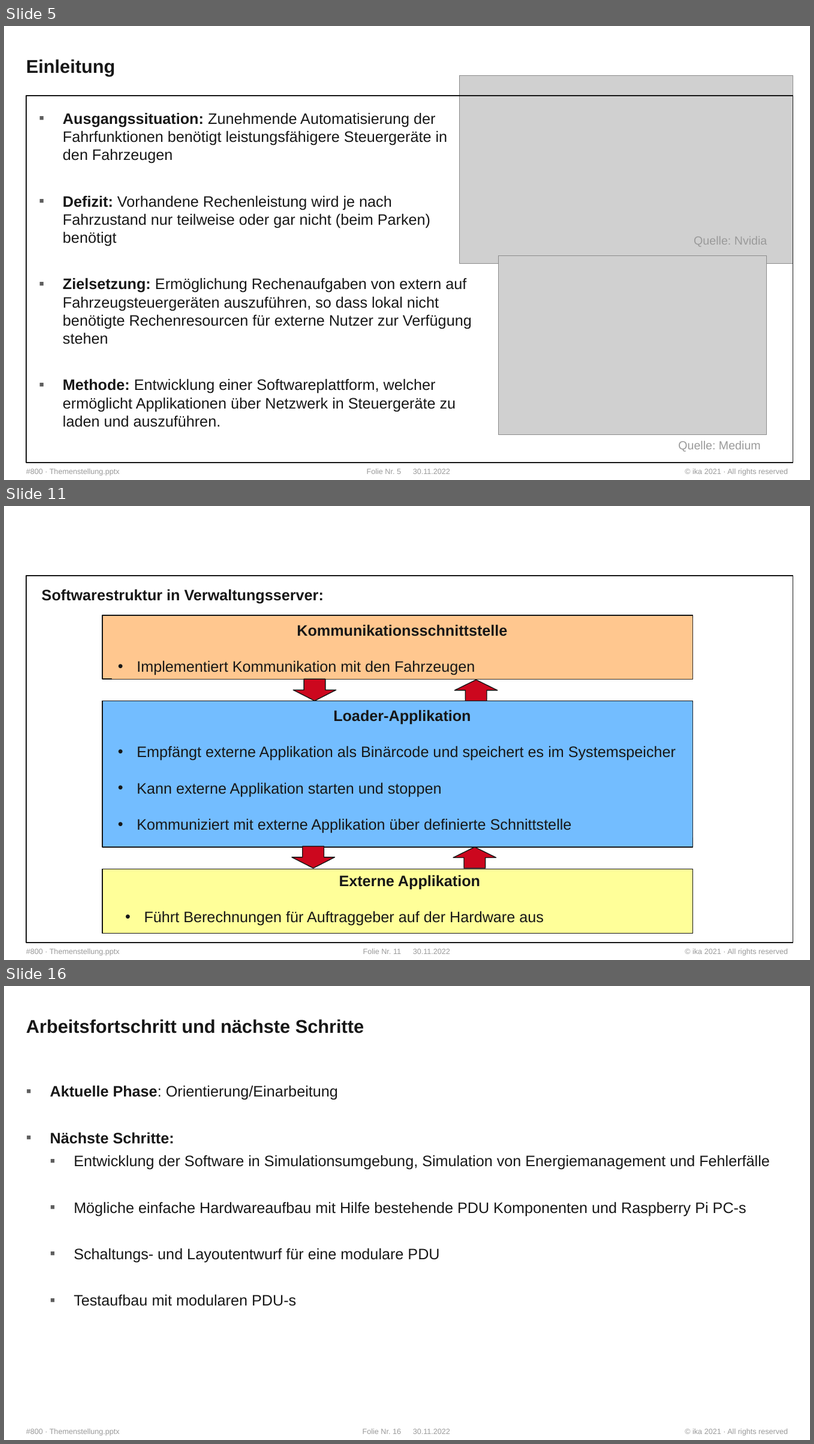
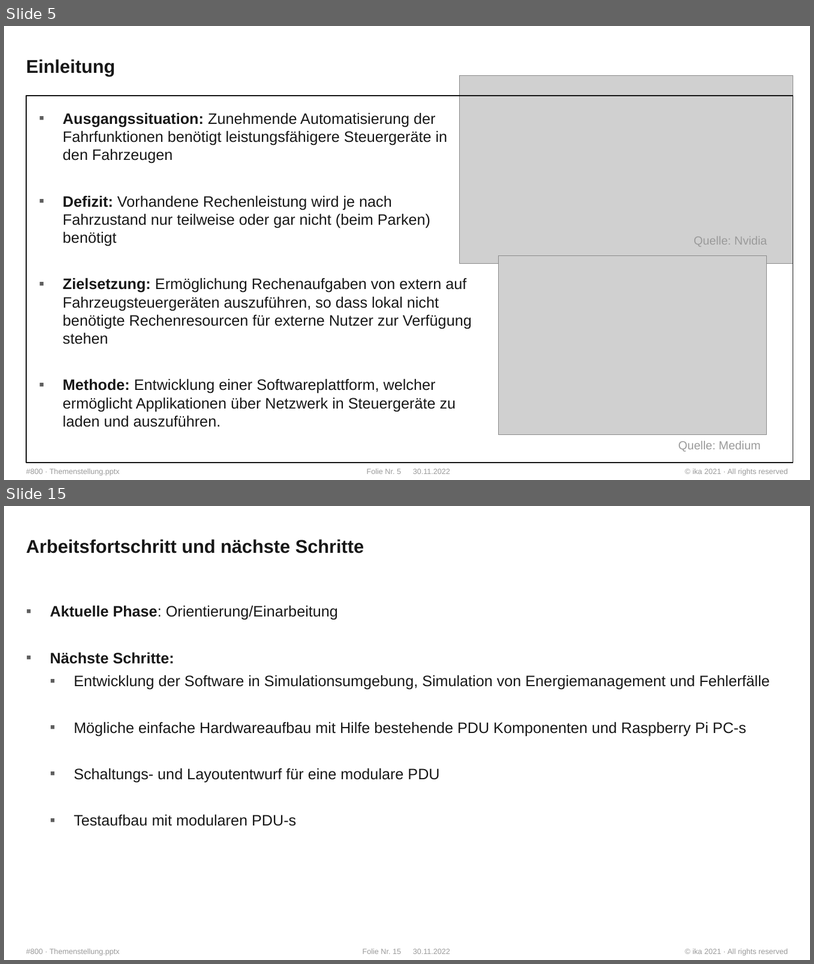
Before and after one commit to WhR4Ven/Diss_Dokument, a slide deck: Vortrag/Themenstellung.pptx. Shown one above the other, each under a label of ours: slides 5, 11 and 16 before the commit, slides 5 and 15 after it; the slides between them are not shown. The pictures are 814x1444 and 814x964 pixels, drawn with LibreOffice and Linux fonts; fonts in the diff are those of the drawing; grey boxes stand for pictures; background and template pictures are left out. Boxes give left, top, right and bottom in pixels: in the first picture for what was removed or moved away, otherwise in the second. Text is boxed around its words. In the diff, an @@ line names an element or a change of style, - is before the commit and + after.

```diff
--- a/Vortrag/Themenstellung.pptx
+++ b/Vortrag/Themenstellung.pptx
@@ slide 11 removed at [4, 506, 810, 960], background #FFFFFF; not listed: 4 template elements that a slide beside it also shows @@
@@ rectangle removed at [26, 576, 794, 942] @@
@@ text removed at [42, 589, 324, 604] @@
-Softwarestruktur in Verwaltungsserver:
@@ rectangle removed at [102, 615, 693, 679] @@
@@ rectangle removed at [111, 618, 693, 679] @@
-Kommunikationsschnittstelle
-• Implementiert Kommunikation mit den Fahrzeugen
@@ down arrow removed at [293, 679, 336, 701] @@
@@ down arrow removed at [455, 679, 498, 701] @@
@@ rectangle removed at [102, 701, 693, 847] @@
@@ text removed at [137, 709, 676, 833] @@
-Loader-Applikation
-• Empfängt externe Applikation als Binärcode und speichert es im Systemspeicher
-• Kann externe Applikation starten und stoppen
-• Kommuniziert mit externe Applikation über definierte Schnittstelle
@@ down arrow removed at [292, 846, 335, 868] @@
@@ down arrow removed at [453, 847, 497, 868] @@
@@ rectangle removed at [102, 868, 693, 933] @@
@@ text removed at [144, 874, 544, 925] @@
-Externe Applikation
-• Führt Berechnungen für Auftraggeber auf der Hardware aus
@@ what was slide 16 is now slide 15 @@
```
Also in this commit, not shown: 9 slides changed, 4 slides added, 4 other slides removed.
